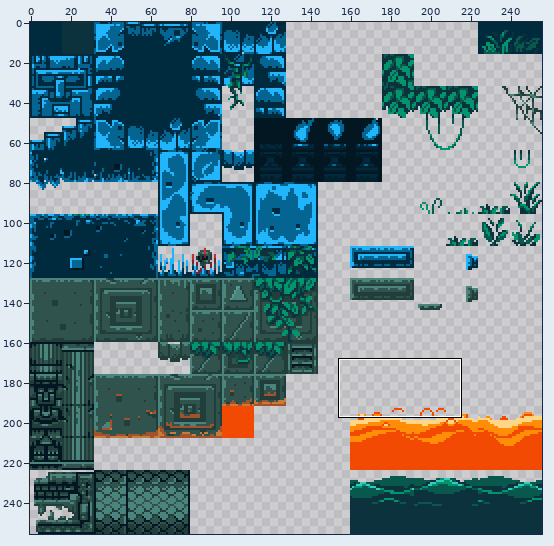
Two states of a pixel-art file, art/tileset.aseprite. The first picture is a wide view before the edit; the outline marks the close-up.
Close-up. Earlier state:
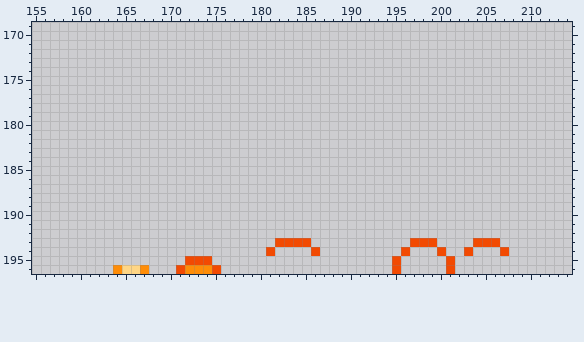
256x256 pixels, 1 frame. Colours within 5 levels of each other are drawn and written as one. Shown: x 155..214, y 169..196.
The result:
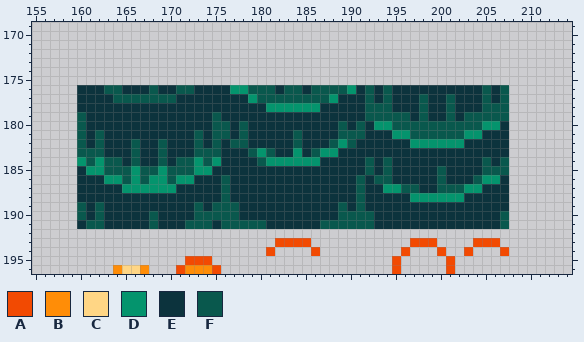
Palette (. is transparent): A #f24a02  B #ff8d07  C #ffd685  D #04946d  E #0c333d  F #09584d
The edit:
@@ x 155..214 @@
 175 ............................................................
-176 ............................................................
-177 ............................................................
-178 ............................................................
-179 ............................................................
-180 ............................................................
-181 ............................................................
-182 ............................................................
-183 ............................................................
-184 ............................................................
-185 ............................................................
-186 ............................................................
-187 ............................................................
-188 ............................................................
-189 ............................................................
-190 ............................................................
-191 ............................................................
+176 .....EEEFFEEEFEEFFEEEEDDFFFEFFEFFFFDEFEFEEEEEEEEEEFEF.......
+177 .....EEEEFFFFFFFEEEEEEEEDFFFFFFFFDEEEFEFEEEFEEFEEEFEF.......
+178 .....EEEEEEEEEEEEEEEEEEEEEDDDDDDEEEEEFFFEEEFEEFEEEFFF.......
+179 .....FEEEEEEEEEEEEEEFEEEEEEEEEEEEEEEEFFFFFEFEEFEFFFFF.......
+180 .....FEEEEEEEEEEEEEEFFEFEEEEEEEEEEFEFEDDFFFFFFFFFFDDE.......
+181 .....FEFEEEEEEEEEEFEFFEFEEEEEFEEEEFFFEEEDDFFFFFFDDEEE.......
+182 .....FEFEEEFEEFEEEFEFEFFEEEEEFEEEFDFEEEEEEDDDDDDEEEEE.......
+183 .....FFFEEEFEEFEEEFFFEEEFDFEEDEFDDEEEEEEEEEEEEEEEEEEE.......
+184 .....DFDFFEFEEFEFFDFDEEEEFDDDDDDEEEEEFEFEEEEEEEEEEFEF.......
+185 .....EDDFFFDFFDFFFDDEEEEEEEEEEEEEEEEEFEFEEEEEFEEEEFFF.......
+186 .....EEEDDFDFDDFDDEEEFEEEEEEEEEEEEEEFEFFEEEEEFEEEFDDE.......
+187 .....EEEEEDDDDDDEEEEEFEEEEEEEEEEEEEEFEEDDFFEEFFFDDEEE.......
+188 .....EEEEEEEEEEEEEEEEFEEEEEEEEEEEEEEFEEEEEDDDDDDEEEEE.......
+189 .....FEFEEEEEEEEEEFEFFFEEEEEEEEEEEFEFEEEEEEEEEEEEEEEE.......
+190 .....FEFEEEEEFEEEEFFFFFEEEEEEEEEEEFFFFEEEEEEEEEEEEEEF.......
+191 .....EFFEEEEEFEEEFFFEFFFFFEEEEEEFFFFFFEEEEEEEEEEEEEEF.......
 192 ............................................................
Boxes around the changes in both close-ups, in picture pixels (x1, y1, x2, y2):
added: (77, 85, 509, 229)
